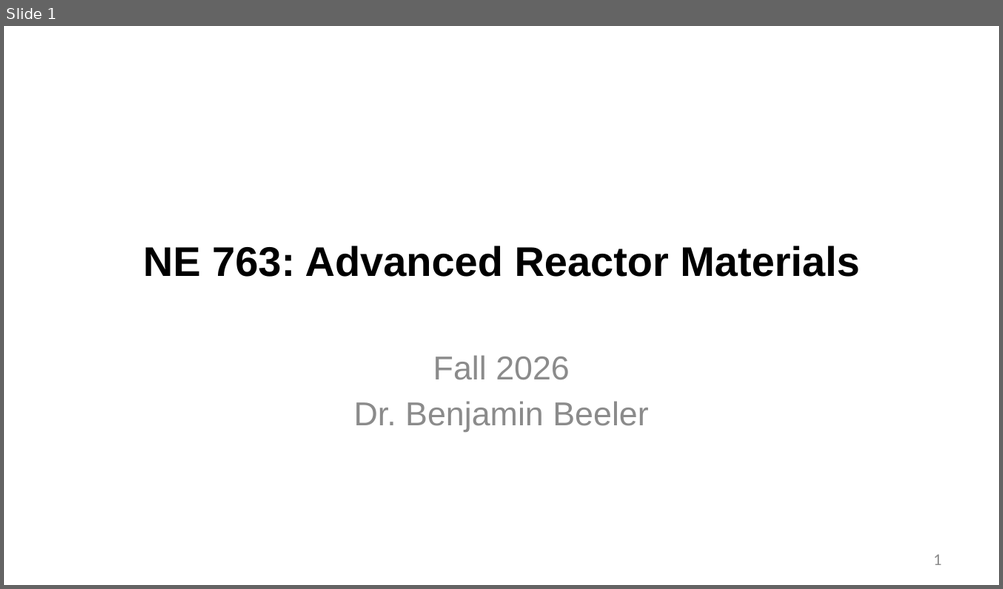
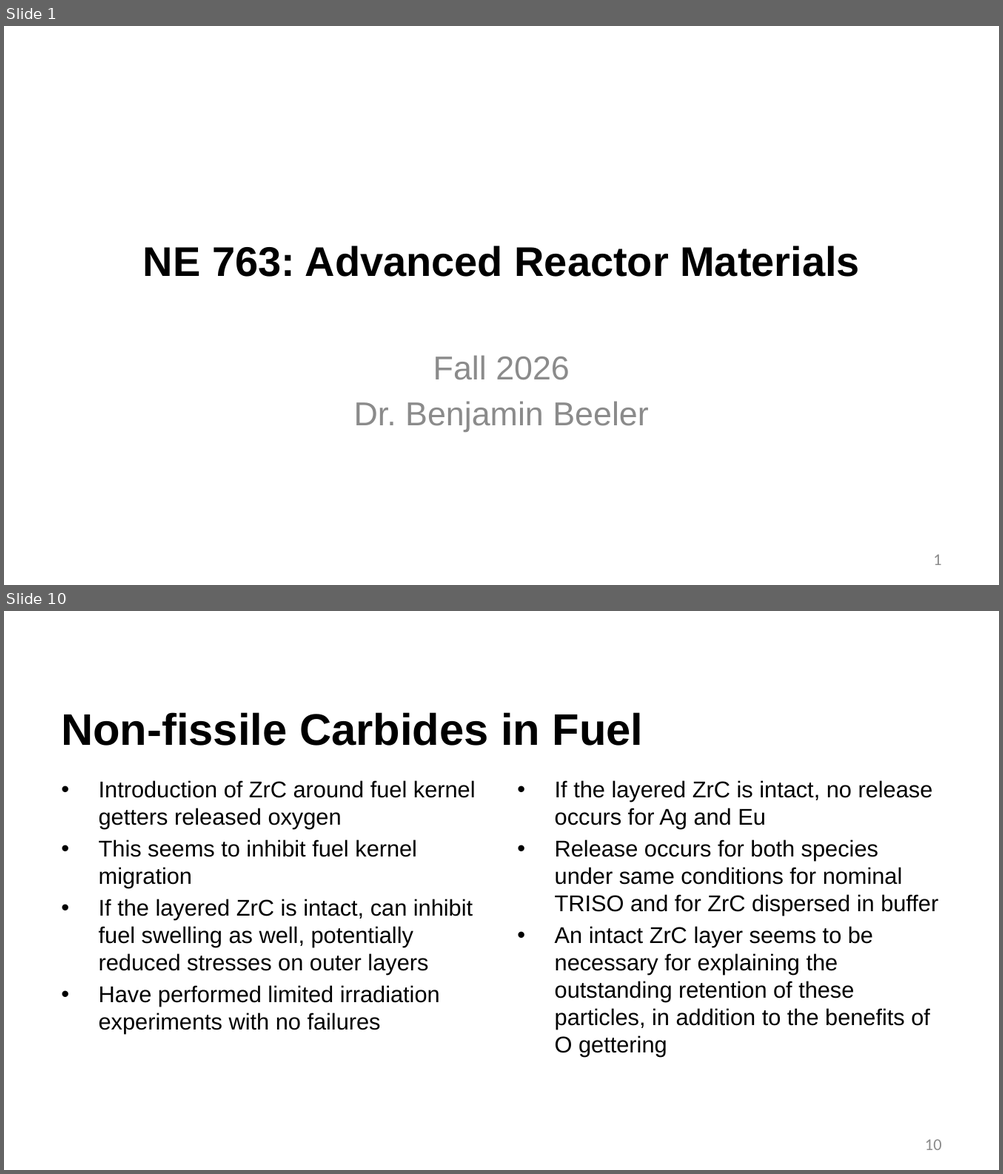
Before and after one commit to benbeeler/TEACHING, a slide deck: Advanced Reactor Materials/Fall2026/Lec7_TRISO.pptx. Shown one above the other, each under a label of ours: slide 1 before the commit, slides 1 and 10 after it; the slides between them are not shown. The pictures are 1003x589 and 1003x1174 pixels, drawn with LibreOffice and Linux fonts; fonts in the diff are those of the drawing; background and template pictures are left out. Boxes give left, top, right and bottom in pixels: in the first picture for what was removed or moved away, otherwise in the second. Text is boxed around its words. In the diff, an @@ line names an element or a change of style, - is before the commit and + after.

```diff
--- a/Advanced Reactor Materials/Fall2026/Lec7_TRISO.pptx
+++ b/Advanced Reactor Materials/Fall2026/Lec7_TRISO.pptx
@@ slide 10 added at <box>4,611,999,1170</box>, background #FFFFFF @@
@@ title added at <box>61,712,643,746</box>, 42.7 pt, text #000000, bold @@
+Non-fissile Carbides in Fuel
@@ text added at <box>99,780,475,1034</box>, 22 pt, text #000000 @@
+• Introduction of ZrC around fuel kernel getters released oxygen
+• This seems to inhibit fuel kernel migration
+• If the layered ZrC is intact, can inhibit fuel swelling as well, potentially reduced stresses on outer layers
+• Have performed limited irradiation experiments with no failures
@@ text added at <box>555,780,938,1057</box>, 22 pt, text #000000 @@
+• If the layered ZrC is intact, no release occurs for Ag and Eu
+• Release occurs for both species under same conditions for nominal TRISO and for ZrC dispersed in buffer
+• An intact ZrC layer seems to be necessary for explaining the outstanding retention of these particles, in addition to the benefits of O gettering
@@ page number added at <box>925,1139,942,1150</box>, 16 pt, text #8C8C8C @@
+10
```
Also in this commit, not shown: 1 slide changed, 12 other slides added, 4 other files.
